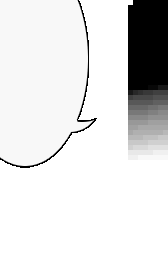
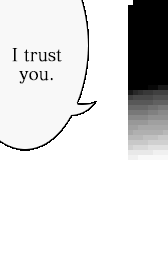
Layer changes from the first (168, 256) image to the second:
added layer "I trust you." above "Layer 1" over [12, 48, 62, 84]
painted on "Layer 1" over [6, 48, 63, 156]
painted on "Layer 0" over [0, 0, 97, 168]
